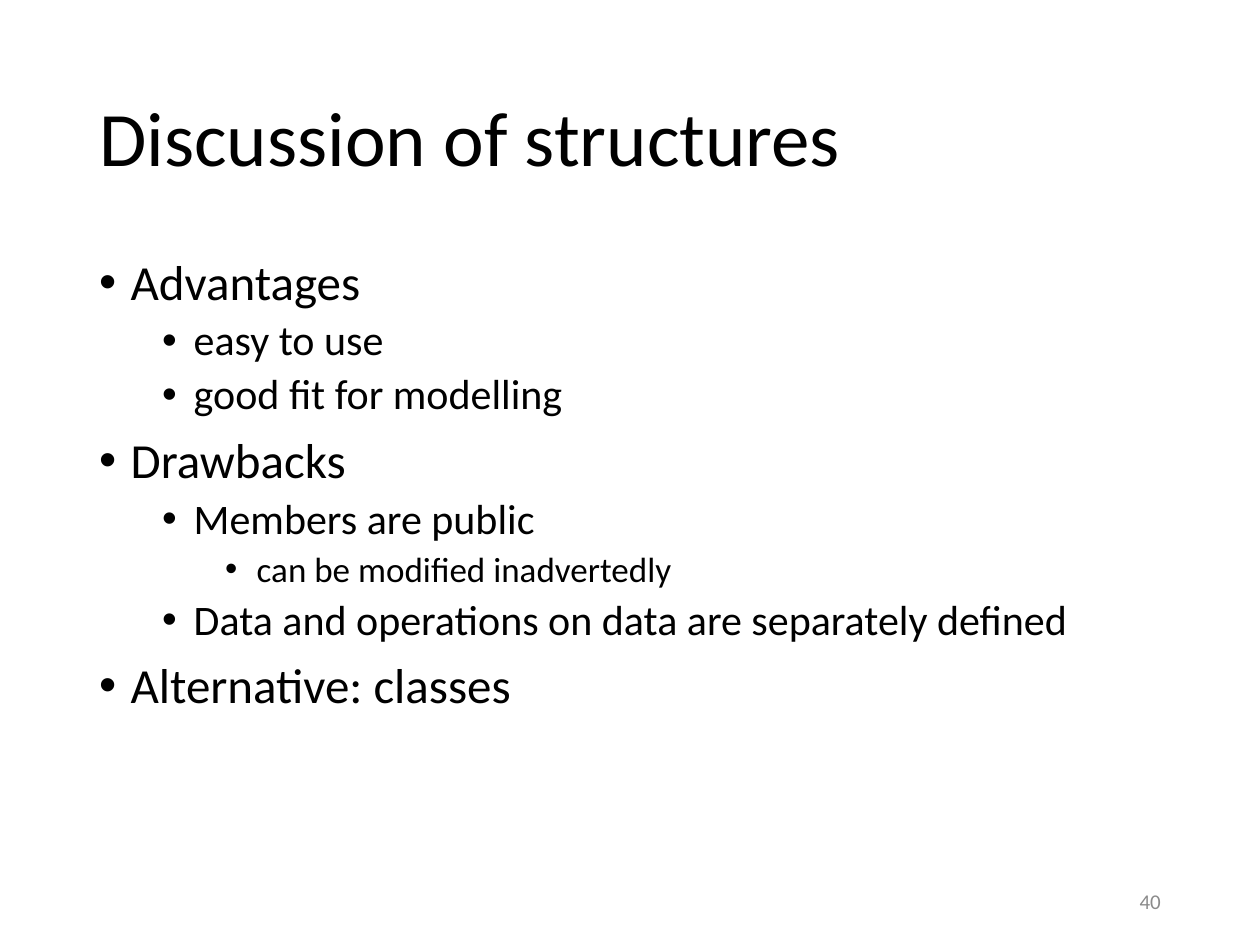
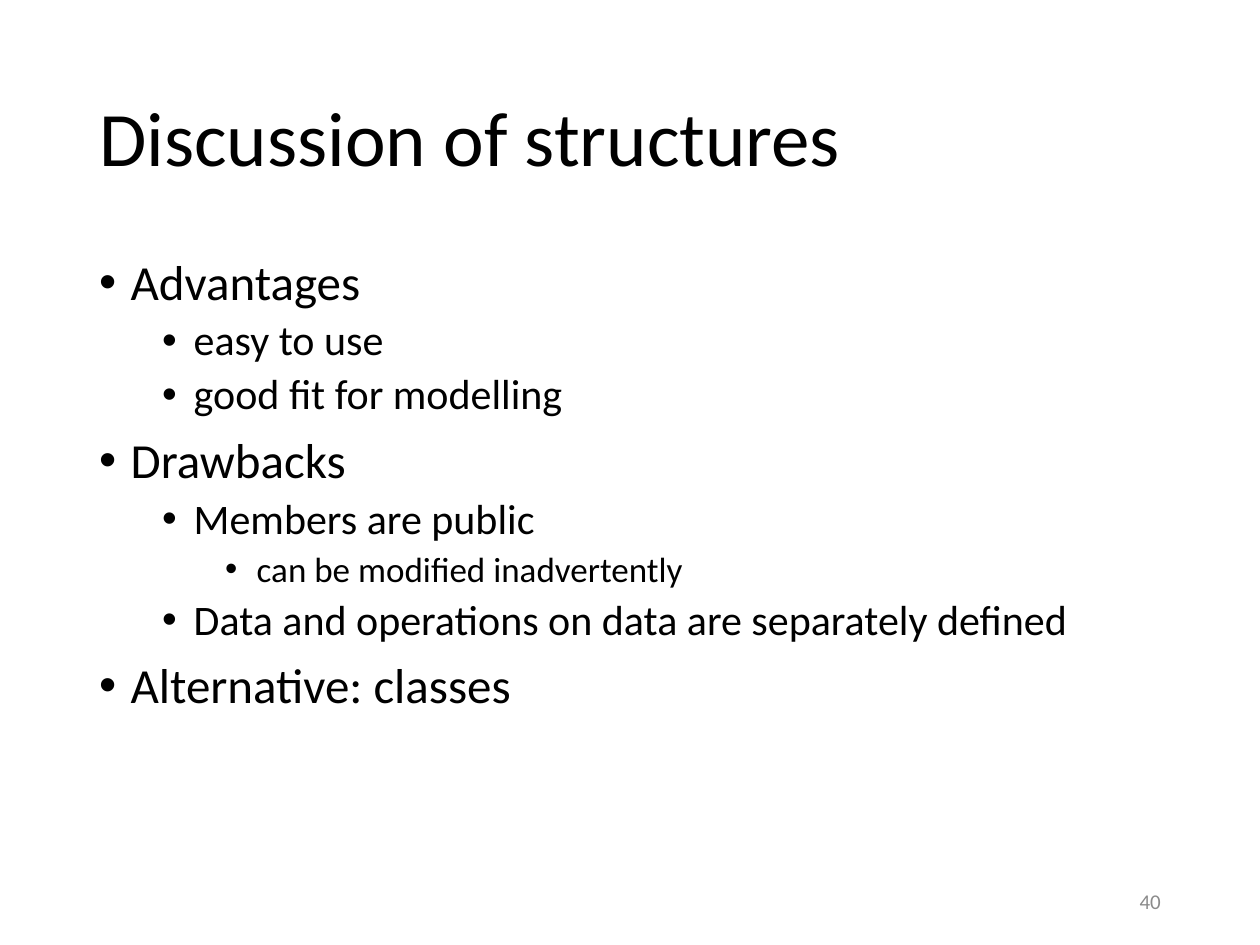
Before and after one commit to gjbex/training-material, a slide deck: slide 40 of CPlusPlus/scientific_cpp.pptx. Drawn at 1260x945 pixels with LibreOffice and Linux fonts; fonts in the diff are those of the drawing. Boxes give left, top, right and bottom in pixels: in the first picture for what was removed or moved away, otherwise in the second. Text is boxed around its words. In the diff, an @@ line names an element or a change of style, - is before the commit and + after.

Commit message:
Fix typos

```diff
--- a/CPlusPlus/scientific_cpp.pptx
+++ b/CPlusPlus/scientific_cpp.pptx
@@ text at <box>257,557,682,588</box>: text changed @@
-    • can be modified inadvertedly
+    • can be modified inadvertently
```
Also in this commit, not shown: 8 other slides changed.
